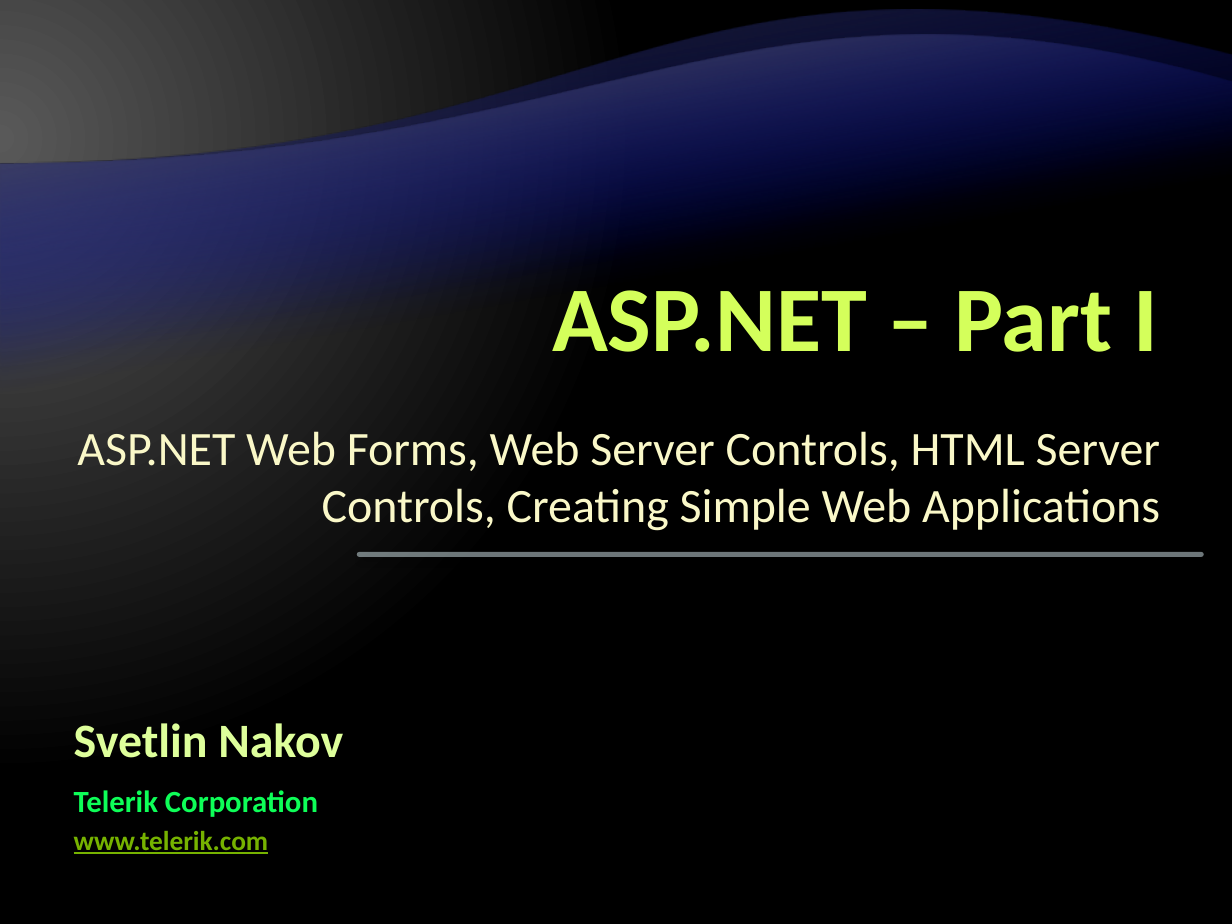
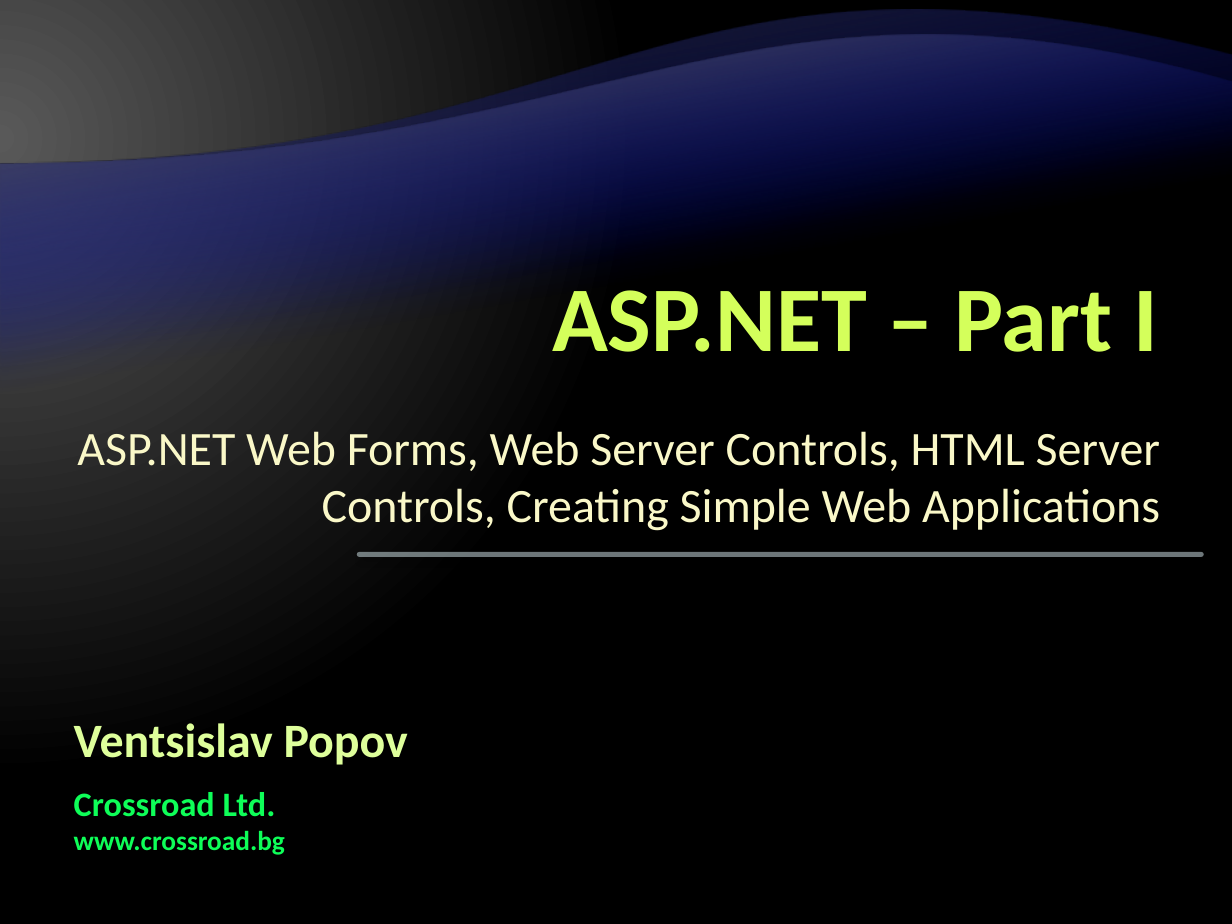
Before and after one commit to Graveheart/aspnetcourse, a slide deck: slide 1 of lectures/8. ASP.NET – Part I.pptx. Drawn at 1232x924 pixels with LibreOffice and Linux fonts; fonts in the diff are those of the drawing; background and template pictures are left out. Boxes give left, top, right and bottom in pixels: in the first picture for what was removed or moved away, otherwise in the second. Text is boxed around its words. In the diff, an @@ line names an element or a change of style, - is before the commit and + after.

```diff
--- a/lectures/8. ASP.NET – Part I.pptx
+++ b/lectures/8. ASP.NET – Part I.pptx
@@ text at [74,723,408,765]: text changed @@
-Svetlin Nakov
+Ventsislav Popov
@@ text at [74,792,276,817]: text changed; size 18 to 20 pt @@
-Telerik Corporation
+Crossroad Ltd.
@@ text at [74,830,285,855]: text changed; text colour #76B200 to #0EFE58 @@
-www.telerik.com
+www.crossroad.bg
```
Also in this commit, not shown: 1 other slide changed, 29 slides added.
